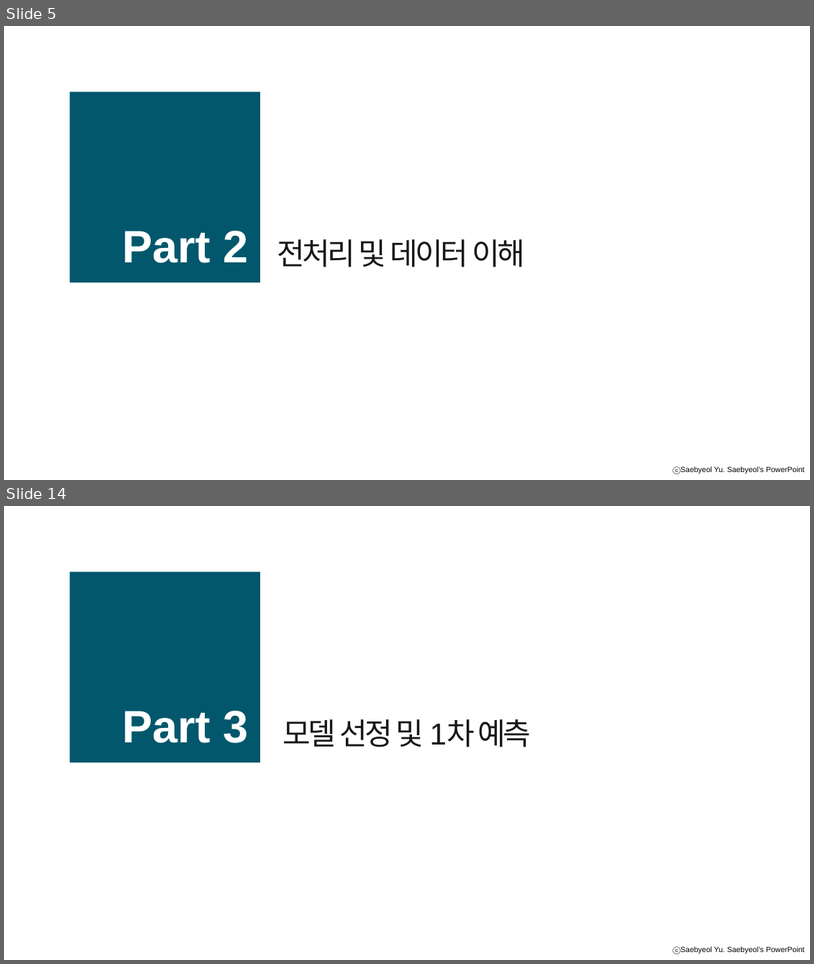
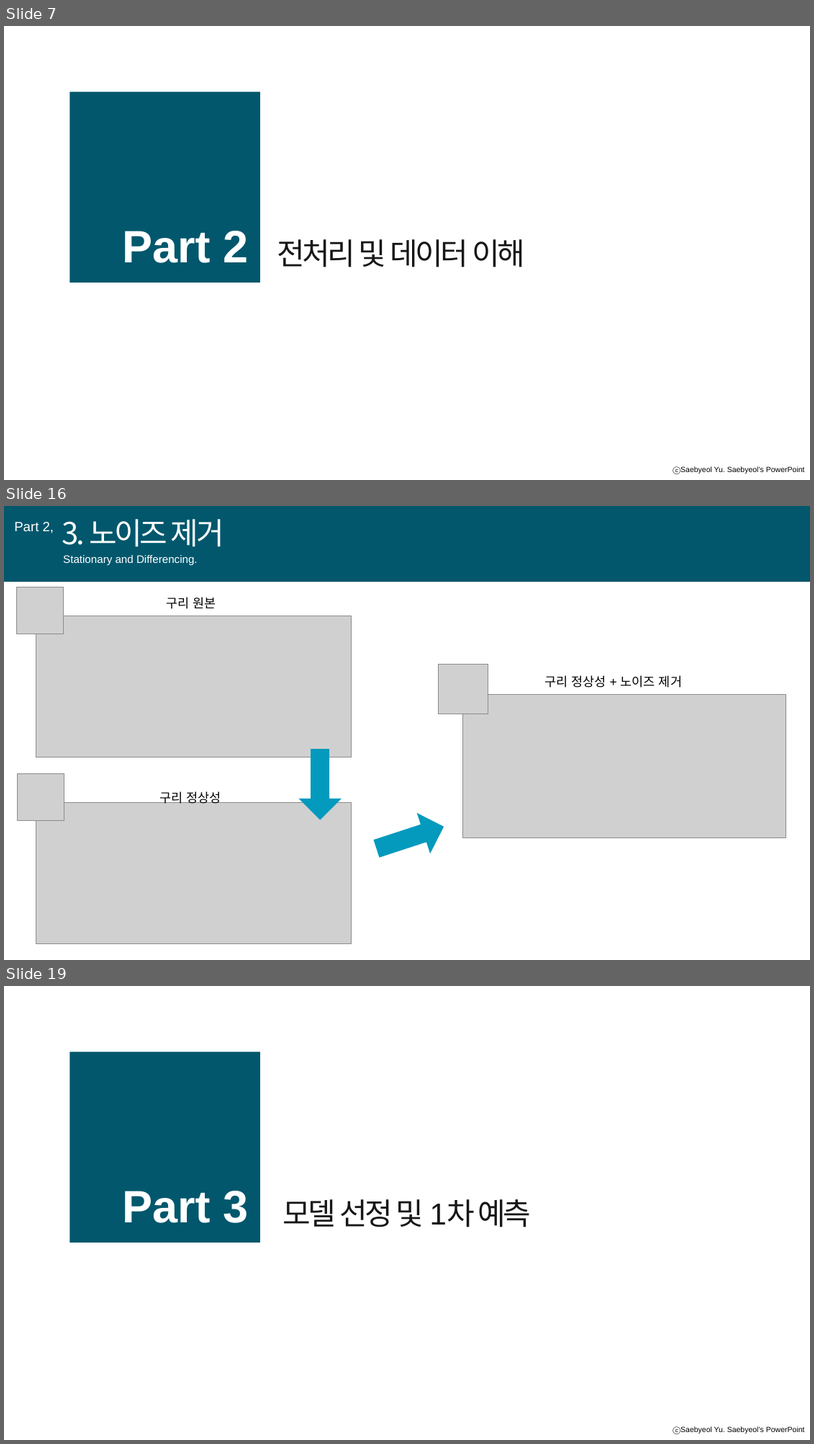
Before and after one commit to A-dongl/P3_kospi, a slide deck: 2차 발표자료.pptx. Shown one above the other, each under a label of ours: slides 5 and 14 before the commit, slides 7, 16 and 19 after it; the slides between them are not shown. The pictures are 814x964 and 814x1444 pixels, drawn with LibreOffice and Linux fonts; fonts in the diff are those of the drawing; grey boxes stand for pictures; background and template pictures are left out. Boxes give left, top, right and bottom in pixels: in the first picture for what was removed or moved away, otherwise in the second. Text is boxed around its words. In the diff, an @@ line names an element or a change of style, - is before the commit and + after.

```diff
--- a/2차 발표자료.pptx
+++ b/2차 발표자료.pptx
@@ slide 16 added at [4, 506, 810, 960], background #FFFFFF @@
@@ rectangle added at [4, 506, 810, 582], fill #02576C @@
@@ text added at [14, 522, 54, 533], 16 pt, text #FFFFFF @@
+Part 2,
@@ text added at [62, 519, 224, 547], 36 pt, text #FFFFFF @@
+3. 노이즈 제거
@@ text added at [63, 555, 198, 565], 13 pt, text #FFFFFF @@
+Stationary and Differencing.
@@ line added from (4, 582) to (810, 582), #D9D9D9 0.5 pt @@
@@ picture added at [17, 587, 63, 633] @@
@@ text added at [166, 597, 216, 609], 15 pt, text #000000 @@
+구리 원본
@@ picture added at [36, 615, 352, 757] @@
@@ picture added at [438, 664, 488, 713] @@
@@ text added at [545, 675, 682, 687], 15 pt, text #000000 @@
+구리 정상성 + 노이즈 제거
@@ picture added at [463, 694, 786, 837] @@
@@ right arrow added at [298, 749, 342, 820], fill #039ABD @@
@@ picture added at [17, 774, 64, 821] @@
@@ picture added at [36, 803, 352, 943] @@
@@ text added at [160, 791, 221, 806], 15 pt, text #000000 @@
+구리 정상성
@@ right arrow added at [370, 806, 450, 869], fill #039ABD @@
@@ what was slide 5 is now slide 7 @@
@@ what was slide 14 is now slide 19 @@
```
Also in this commit, not shown: 11 slides changed, 9 other slides added, 11 slides removed, 1 other file.
